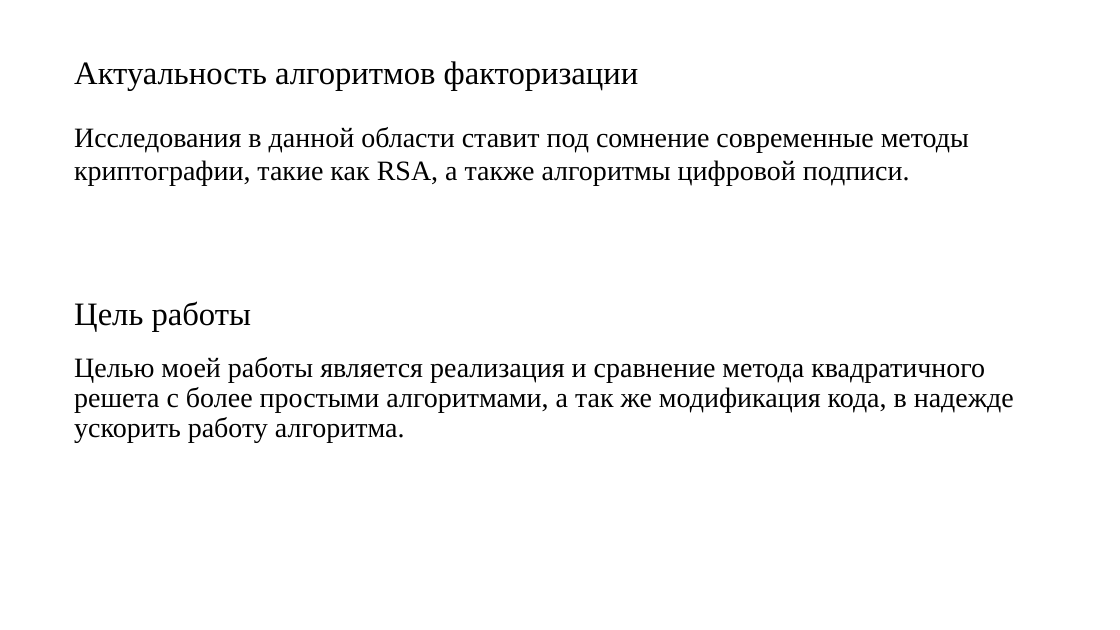
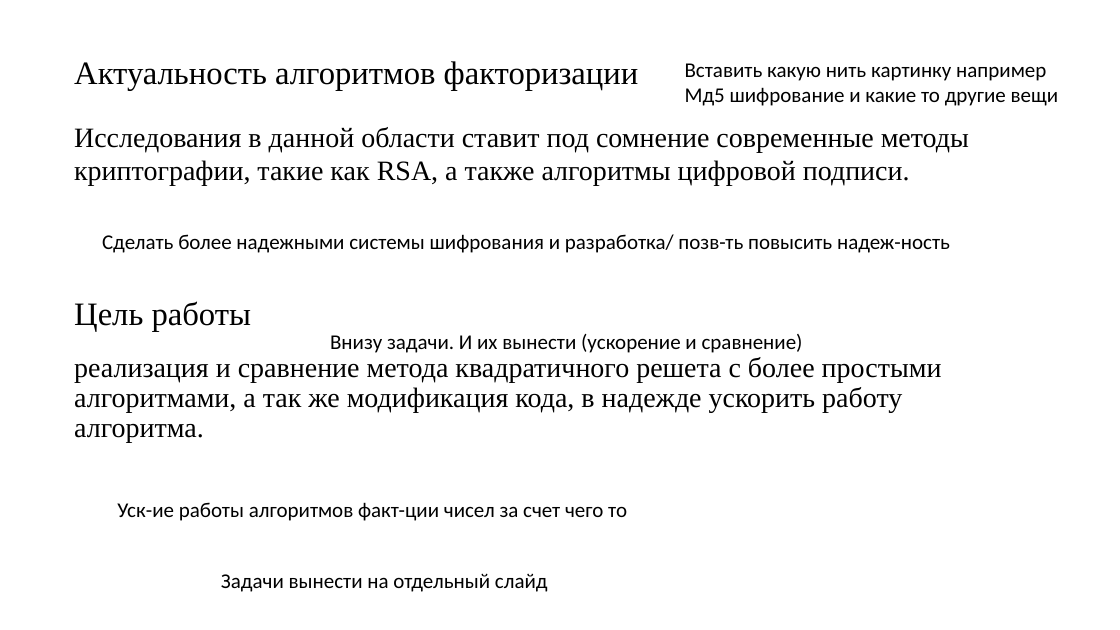
Before and after one commit to pagamov/VKR, a slide deck: slide 2 of Гамов Павел Чтения.pptx. Drawn at 1120x630 pixels with LibreOffice and Linux fonts; fonts in the diff are those of the drawing. Boxes give left, top, right and bottom in pixels: in the first picture for what was removed or moved away, otherwise in the second. Text is boxed around its words. In the diff, an @@ line names an element or a change of style, - is before the commit and + after.

```diff
--- a/Гамов Павел Чтения.pptx
+++ b/Гамов Павел Чтения.pptx
@@ text added at (685, 63, 1059, 106), 18 pt, text #000000 @@
+Вставить какую нить картинку например
+Мд5 шифрование и какие то другие вещи
@@ text added at (102, 234, 950, 253), 18 pt, text #000000 @@
+Сделать более надежными системы шифрования и разработка/ позв-ть повысить надеж-ность
@@ text at (74, 357, 942, 443): text changed @@
-Целью моей работы является реализация и сравнение метода квадратичного решета с более простыми алгоритмами, а так же модификация кода, в надежде ускорить работу алгоритма.
+реализация и сравнение метода квадратичного решета с более простыми алгоритмами, а так же модификация кода, в надежде ускорить работу алгоритма.
@@ text added at (330, 334, 803, 353), 18 pt, text #000000 @@
+Внизу задачи. И их вынести (ускорение и сравнение)
@@ text added at (117, 502, 627, 521), 18 pt, text #000000 @@
+Уск-ие работы алгоритмов факт-ции чисел за счет чего то
@@ text added at (221, 573, 548, 592), 18 pt, text #000000 @@
+Задачи вынести на отдельный слайд
```
Also in this commit, not shown: 5 other slides changed.
